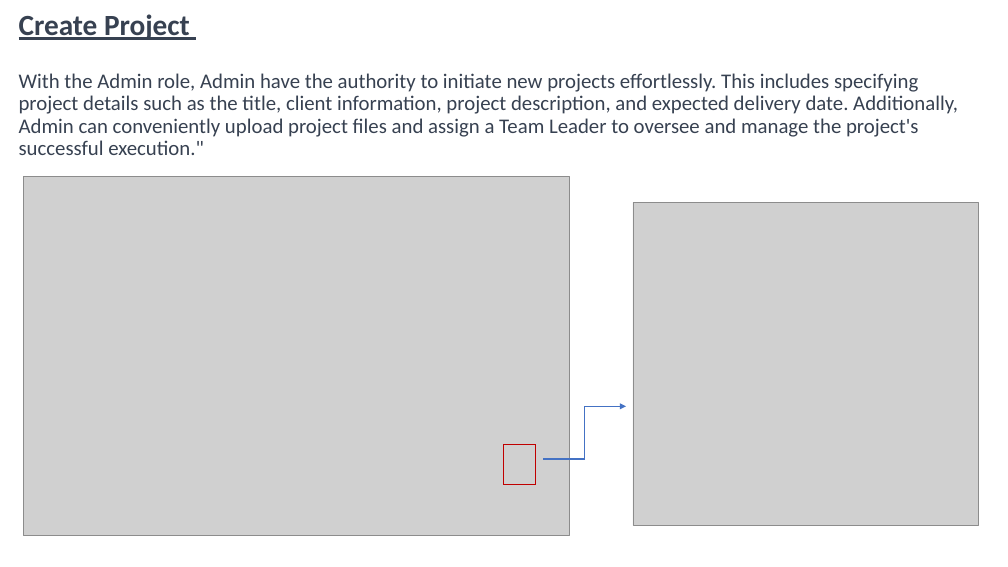
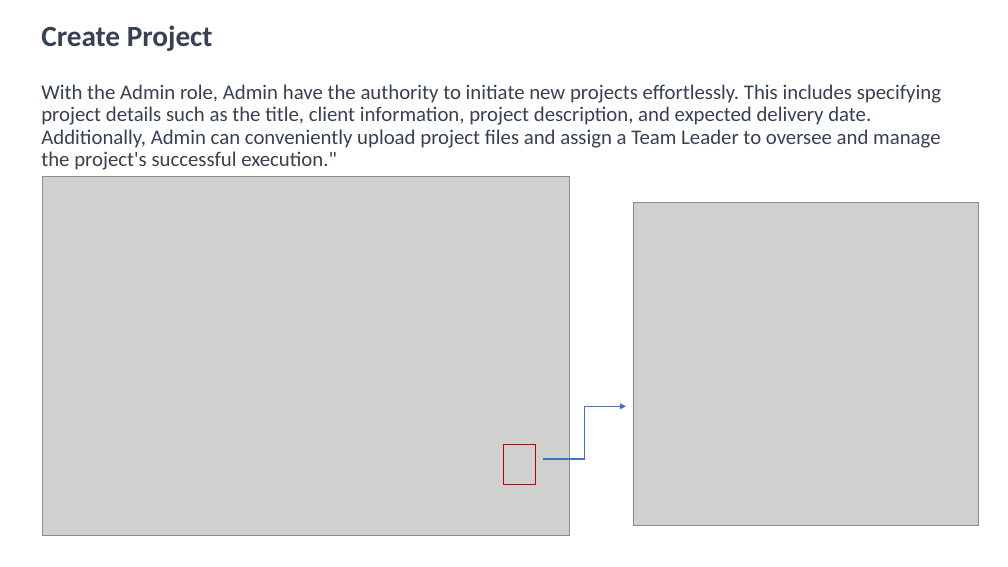
Before and after one commit to farhana2023/HRSystem, a slide deck: slide 30 of StaffSphere.pptx. Drawn at 1008x567 pixels with LibreOffice and Linux fonts; fonts in the diff are those of the drawing; grey boxes stand for pictures. Boxes give left, top, right and bottom in pixels: in the first picture for what was removed or moved away, otherwise in the second. Text is boxed around its words. In the diff, an @@ line names an element or a change of style, - is before the commit and + after.

```diff
--- a/StaffSphere.pptx
+++ b/StaffSphere.pptx
@@ title "Create Project With the Admin ...": place and size @@
-title "Create Project With the Admin ..." at bbox=[19, 14, 958, 155]
+title "Create Project With the Admin ..." at bbox=[41, 25, 941, 148]
@@ title "Create Project With the Admin ..." at bbox=[41, 25, 941, 148]: underline off in "Create Project" @@
@@ picture: place and size @@
-picture at bbox=[23, 176, 569, 536]
+picture at bbox=[42, 176, 569, 536]
```
Also in this commit, not shown: 38 other slides changed, 1 slide removed, 1 other file.
